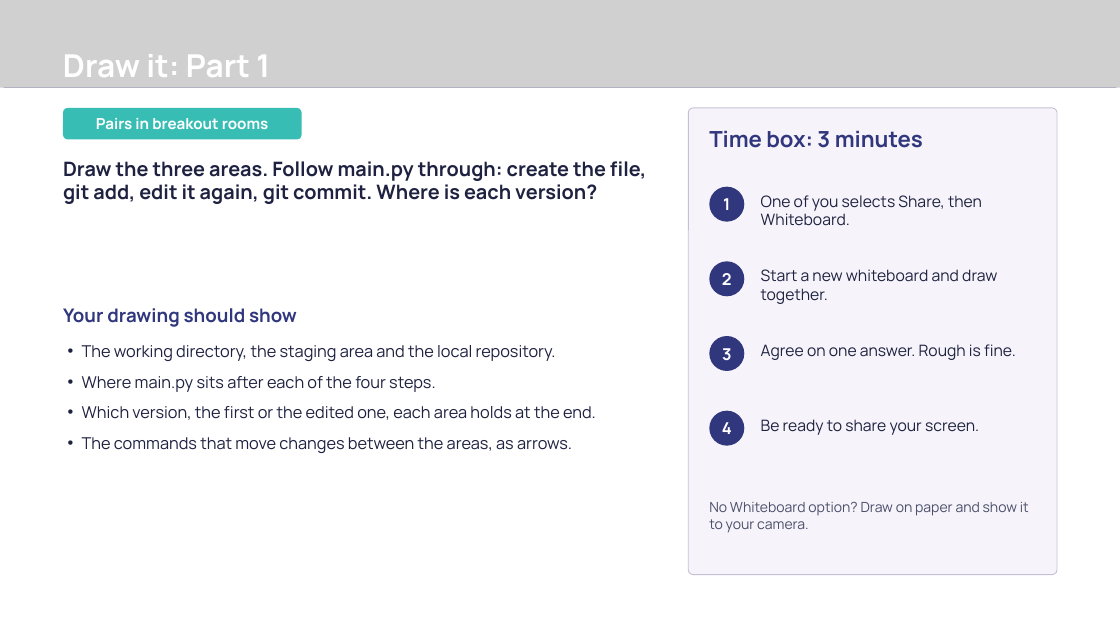
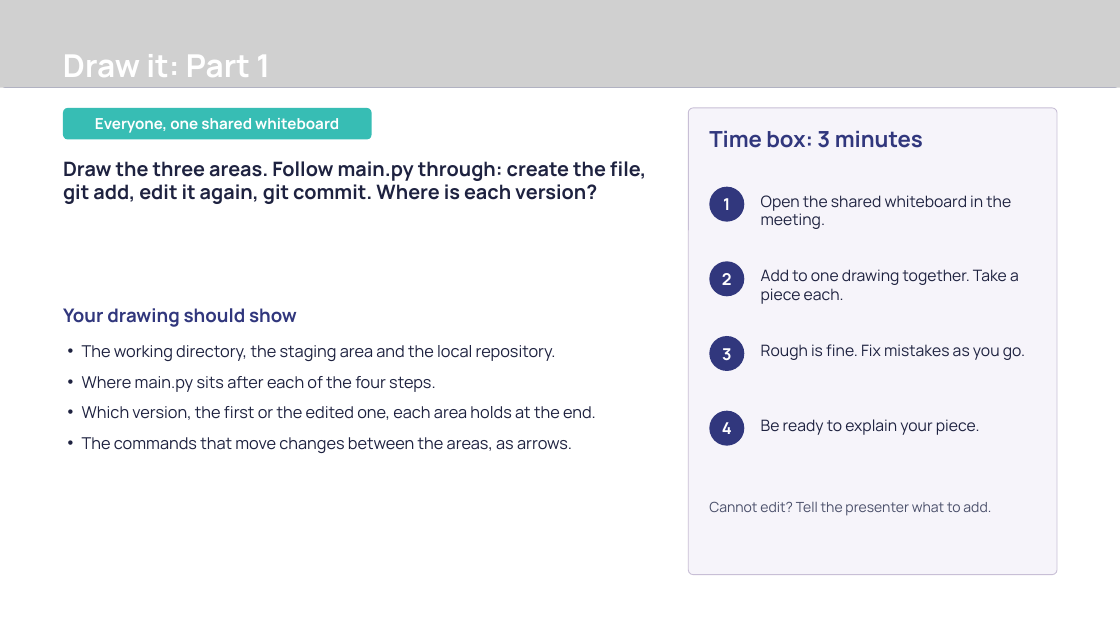
Before and after one commit to Revolution-Data-Platforms/Introduction-to-Git-Workshop, a slide deck: slide 19 of presentation/introduction-to-git-workshop.pptx. Drawn at 1120x630 pixels with LibreOffice and Linux fonts; fonts in the diff are those of the drawing; grey boxes stand for pictures; background and template pictures are left out. Boxes give left, top, right and bottom in pixels: in the first picture for what was removed or moved away, otherwise in the second. Text is boxed around its words. In the diff, an @@ line names an element or a change of style, - is before the commit and + after.

```diff
--- a/presentation/introduction-to-git-workshop.pptx
+++ b/presentation/introduction-to-git-workshop.pptx
@@ rounded rectangle "Everyone, one shared whiteboard": place and size @@
-rounded rectangle "Everyone, one shared whiteboard" at <box>63,108,301,139</box>
+rounded rectangle "Everyone, one shared whiteboard" at <box>63,108,371,139</box>
@@ text in rounded rectangle at <box>95,118,339,133</box>: text changed @@
-Pairs in breakout rooms
+Everyone, one shared whiteboard
@@ text at <box>761,195,1011,229</box>: text changed @@
-One of you selects Share, then Whiteboard.
+Open the shared whiteboard in the meeting.
@@ text at <box>761,269,1019,304</box>: text changed @@
-Start a new whiteboard and draw together.
+Add to one drawing together. Take a piece each.
@@ text at <box>761,344,1025,360</box>: text changed @@
-Agree on one answer. Rough is fine.
+Rough is fine. Fix mistakes as you go.
@@ text at <box>761,419,980,435</box>: text changed @@
-Be ready to share your screen.
+Be ready to explain your piece.
@@ text at <box>709,501,991,516</box>: text changed @@
-No Whiteboard option? Draw on paper and show it to your camera.
+Cannot edit? Tell the presenter what to add.
```
Also in this commit, not shown: 2 other slides changed, 2 other files.
